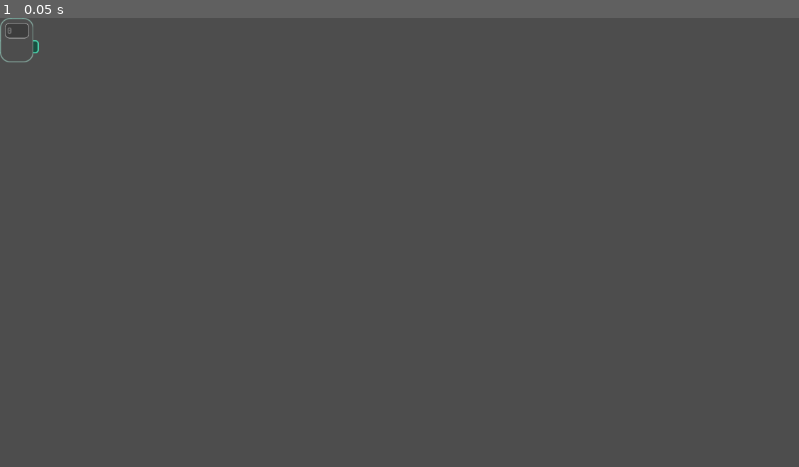
Above: before the commit, frame 1.
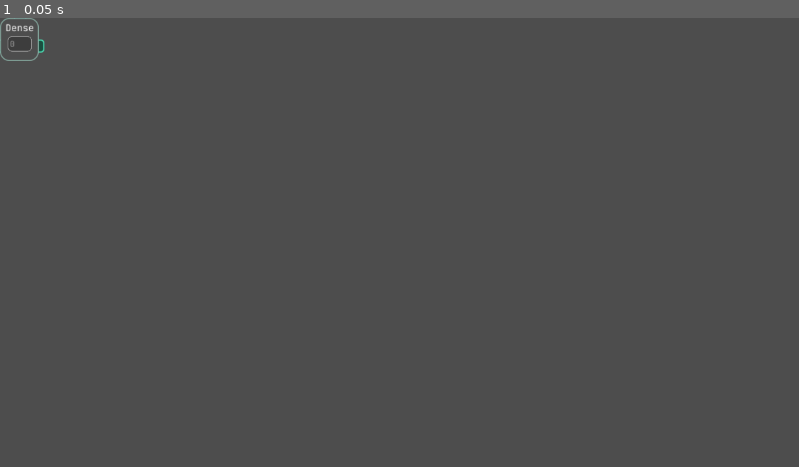
Above: after the commit, the same moment.

Repository: hex358/neuralese-builder
Game: Godot game, scene res://scenes/layer.tscn
Same seed, same stepped clock (60 frames per second), same inputs: the game is played once before the commit and once after it. This scene is started directly instead of the project's main scene.
Inputs:
- Up to frame 1 (0.05 s): no input

The runs differ from the first frame. In frame 1, 0.2% of the frame differs, in the area x 0-6%, y 0-10%.
Error before the commit: Cannot call method 'get_children' on a null value. (res://scripts/graph_manager.gd:331)
Error after the commit: Cannot call method 'get_children' on a null value. (res://scripts/graph_manager.gd:332)

Commit message:
.

Diff:
--- /dev/null
+++ b/resources/activ.tres
@@ -0,0 +1,16 @@
+[gd_resource type="Resource" script_class="ButtonConfig" load_steps=2 format=3 uid="uid://dpcfcsr4yvw5j"]
+
+[ext_resource type="Script" uid="uid://dx40hpbce8w60" path="res://scripts/button_config.gd" id="1_v1j3f"]
+
+[resource]
+script = ExtResource("1_v1j3f")
+hover_color = Color(0.9, 0.9, 0.9, 1)
+hover_mult = 1.4
+_hover_scale = 1.037
+press_color = Color(0.9, 0.9, 0.9, 1)
+_press_scale = 0.97
+animation_scale = 0.0
+animation_speed = 1.951
+animation_decay = 4.564
+animation_duration = 1.0
+metadata/_custom_type_script = "uid://dx40hpbce8w60"
--- a/scenes/BaseBComponent.tscn
+++ b/scenes/BaseBComponent.tscn
@@ -16,7 +16,6 @@
 base_size = Vector2(200, 50)
 max_size = 190
 config = ExtResource("3_ei1qp")
-scrollbar_padding = null
 
 [node name="Label" type="Label" parent="."]
 material = ExtResource("4_gbfpr")
--- /dev/null
+++ b/scenes/activation_node.tscn
@@ -0,0 +1,180 @@
+[gd_scene load_steps=7 format=3 uid="uid://ca6p5f7voeq2"]
+
+[ext_resource type="PackedScene" uid="uid://dvy7srp0sk1qm" path="res://scenes/base_graph.tscn" id="1_0jgoj"]
+[ext_resource type="PackedScene" uid="uid://cyyhr5tmi4ljw" path="res://scenes/Connection.tscn" id="2_bbamu"]
+[ext_resource type="PackedScene" uid="uid://wd63efdi6bdn" path="res://scenes/BaseBComponent.tscn" id="2_uvpah"]
+[ext_resource type="Material" uid="uid://bubmhjvmjccip" path="res://resources/button_mat.tres" id="3_bbamu"]
+[ext_resource type="Script" uid="uid://dx40hpbce8w60" path="res://scripts/button_config.gd" id="4_b0ppm"]
+
+[sub_resource type="Resource" id="Resource_b8f4u"]
+script = ExtResource("4_b0ppm")
+hover_color = Color(0.68, 1, 0.834667, 1)
+hover_mult = 1.4
+_hover_scale = 1.037
+press_color = Color(0.9, 0.9, 0.9, 1)
+_press_scale = 0.97
+animation_scale = 0.0
+animation_speed = 1.951
+animation_decay = 4.564
+animation_duration = 1.0
+metadata/_custom_type_script = "uid://dx40hpbce8w60"
+
+[node name="Base" instance=ExtResource("1_0jgoj")]
+server_typename = &"ActivationNode"
+
+[node name="i" parent="." index="0" node_paths=PackedStringArray("parent_graph") instance=ExtResource("2_bbamu")]
+layout_mode = 0
+offset_left = -44.0
+offset_top = -10.0
+offset_right = -26.0
+offset_bottom = 9.0
+color = Color(0, 1, 0.882353, 1)
+_accepted_datatypes = "layer"
+server_name = &"activ_in"
+keyword = &"activ"
+connection_type = 0
+area_paddings = Vector4(10, 5, 10, 5)
+origin_offset = Vector2(-5, 0)
+unpadded_area = Vector4(10, 0, 10, 20)
+dir_vector = Vector2(-1, 0)
+parent_graph = NodePath("..")
+gradient_color = Color(0, 1, 0.882353, 1)
+
+[node name="o" parent="." index="1" node_paths=PackedStringArray("parent_graph") instance=ExtResource("2_bbamu")]
+layout_mode = 0
+offset_left = 23.0
+offset_top = -10.0
+offset_right = 41.0
+offset_bottom = 9.0
+color = Color(0, 1, 0.882353, 1)
+_accepted_datatypes = "layer"
+server_name = &"activ_out"
+keyword = &"activ"
+connection_type = 1
+area_paddings = Vector4(10, 5, 10, 5)
+origin_offset = Vector2(5, 0)
+unpadded_area = Vector4(10, 0, 10, 20)
+parent_graph = NodePath("..")
+gradient_color = Color(0, 1, 0.882353, 1)
+
+[node name="ColorRect" parent="." index="2"]
+instance_shader_parameters/corner_radius_add = -3.0
+offset_left = -37.0
+offset_top = -23.0
+offset_right = 34.0
+offset_bottom = 22.0
+
+[node name="Label" parent="ColorRect/root" index="0"]
+offset_left = 7.0
+offset_top = 4.0
+offset_right = 200.0
+offset_bottom = 47.0
+scale = Vector2(0.296124, 0.296124)
+text = "Activation"
+
+[node name="ColorRect2" parent="." index="3" node_paths=PackedStringArray("graph") instance=ExtResource("2_uvpah")]
+instance_shader_parameters/corner_radius_add = -7.0
+layout_mode = 0
+offset_left = -29.0
+offset_top = -5.0
+offset_right = 46.0
+offset_bottom = 21.0
+scale = Vector2(0.733764, 0.733764)
+button_type = 2
+top = true
+base_scale_x = 0.55
+resize_after = 4
+text = "Change"
+base_size = Vector2(75, 26)
+expanded_size = 130
+arrangement_padding = Vector2(6, 5)
+mouse_open = false
+menu_name = &"g"
+max_size = 140
+graph = NodePath("..")
+
+[node name="ColorRect2" parent="ColorRect2" index="1" instance=ExtResource("2_uvpah")]
+visible = false
+material = ExtResource("3_bbamu")
+instance_shader_parameters/corner_radius_add = -1.0
+instance_shader_parameters/corner_width_add = 0.3
+instance_shader_parameters/outline_color = Color(0.78, 0.78, 0.78, 1)
+instance_shader_parameters/tuning = Color(0, 0, 0, 0.635294)
+layout_mode = 0
+offset_left = -1.0
+offset_top = 4.0
+offset_right = 98.0
+offset_bottom = 40.0
+scale = Vector2(0.601426, 0.601426)
+pivot_offset = Vector2(49.5, 18)
+button_type = 1
+top = true
+text = "None"
+base_size = Vector2(99, 36)
+alignment = Vector2(0.5, 0.5)
+config = SubResource("Resource_b8f4u")
+
+[node name="ColorRect3" parent="ColorRect2" index="2" instance=ExtResource("2_uvpah")]
+visible = false
+material = ExtResource("3_bbamu")
+instance_shader_parameters/corner_radius_add = -1.0
+instance_shader_parameters/corner_width_add = 0.3
+instance_shader_parameters/outline_color = Color(0.78, 0.78, 0.78, 1)
+instance_shader_parameters/tuning = Color(0, 0, 0, 0.635294)
+layout_mode = 0
+offset_left = -1.0
+offset_top = 4.0
+offset_right = 98.0
+offset_bottom = 40.0
+scale = Vector2(0.601426, 0.601426)
+pivot_offset = Vector2(49.5, 18)
+button_type = 1
+top = true
+text = "RelU"
+base_size = Vector2(99, 36)
+alignment = Vector2(0.5, 0.5)
+config = SubResource("Resource_b8f4u")
+
+[node name="ColorRect4" parent="ColorRect2" index="3" instance=ExtResource("2_uvpah")]
+visible = false
+material = ExtResource("3_bbamu")
+instance_shader_parameters/corner_radius_add = -1.0
+instance_shader_parameters/corner_width_add = 0.3
+instance_shader_parameters/outline_color = Color(0.78, 0.78, 0.78, 1)
+instance_shader_parameters/tuning = Color(0, 0, 0, 0.635294)
+layout_mode = 0
+offset_left = -1.0
+offset_top = 4.0
+offset_right = 98.0
+offset_bottom = 40.0
+scale = Vector2(0.601426, 0.601426)
+pivot_offset = Vector2(49.5, 18)
+button_type = 1
+top = true
+resize_after = 6
+text = "Sigmoid"
+base_size = Vector2(99, 36)
+alignment = Vector2(0.5, 0.5)
+config = SubResource("Resource_b8f4u")
+
+[node name="ColorRect5" parent="ColorRect2" index="4" instance=ExtResource("2_uvpah")]
+visible = false
+material = ExtResource("3_bbamu")
+instance_shader_parameters/corner_radius_add = -1.0
+instance_shader_parameters/corner_width_add = 0.3
+instance_shader_parameters/outline_color = Color(0.78, 0.78, 0.78, 1)
+instance_shader_parameters/tuning = Color(0, 0, 0, 0.635294)
+layout_mode = 0
+offset_left = -1.0
+offset_top = 4.0
+offset_right = 98.0
+offset_bottom = 40.0
+scale = Vector2(0.601426, 0.601426)
+pivot_offset = Vector2(49.5, 18)
+button_type = 1
+top = true
+resize_after = 5
+text = "Tanh"
+base_size = Vector2(99, 36)
+alignment = Vector2(0.5, 0.5)
+config = SubResource("Resource_b8f4u")
--- a/scenes/bg.tscn
+++ b/scenes/bg.tscn
@@ -21,8 +21,8 @@
 material = SubResource("ShaderMaterial_0m0f1")
 offset_left = -550.0
 offset_top = -541.0
-offset_right = 3175.0
-offset_bottom = 1560.0
+offset_right = 4727.0
+offset_bottom = 2686.0
 color = Color(0.45, 0.45, 0.45, 1)
 script = ExtResource("2_qd2e1")
 offset_mult = 2.0
--- a/scenes/default_spline.tscn
+++ b/scenes/default_spline.tscn
@@ -21,3 +21,5 @@
 joint_mode = 2
 begin_cap_mode = 2
 end_cap_mode = 2
+sharp_limit = 0.0
+antialiased = true
--- a/scenes/fg.tscn
+++ b/scenes/fg.tscn
@@ -157,6 +157,7 @@
 offset_bottom = 262.0
 button_type = 2
 top = true
+base_scale_x = 0.643
 mouse_open = false
 scrollbar_padding = 21
 
@@ -174,6 +175,7 @@
 pivot_offset = Vector2(35.5, 21)
 button_type = 1
 top = true
+base_scale_x = 0.643
 text = "Add"
 base_size = Vector2(71, 42)
 alignment = Vector2(0.5, 0.5)
--- a/scenes/layer.tscn
+++ b/scenes/layer.tscn
@@ -18,17 +18,35 @@
 unit = NodePath("unit")
 padding = 5.0
 line_edit = NodePath("LineEdit")
-unit_offset_y = -26.0
-target_size = 64.0
-min_size = 64.0
-size_add = -24.0
+unit_offset_y = -6.0
+target_size = 60.0
+min_size = 60.0
+size_add = 3.0
 server_typename = &"NeuronLayer"
 
-[node name="ni" parent="." index="0" node_paths=PackedStringArray("parent_graph") instance=ExtResource("3_j0ma4")]
+[node name="activ" parent="." index="0" node_paths=PackedStringArray("parent_graph") instance=ExtResource("3_j0ma4")]
+instance_shader_parameters/corner_radius_add = 3.5
+offset_left = -9.0
+offset_top = -73.0
+offset_right = 9.0
+offset_bottom = -54.0
+color = Color(0.297, 0.66885, 0.9, 1)
+_accepted_datatypes = "activation"
+server_name = &"activ_in"
+connection_type = 0
+area_paddings = Vector4(20, 5, 20, 5)
+multiple_splines = true
+origin_offset = Vector2(0, -5)
+unpadded_area = Vector4(20, 20, 20, 0)
+dir_vector = Vector2(0, -1)
+parent_graph = NodePath("..")
+gradient_color = Color(0.298039, 0.670588, 0.901961, 1)
+
+[node name="ni" parent="." index="1" node_paths=PackedStringArray("parent_graph") instance=ExtResource("3_j0ma4")]
 layout_mode = 0
-offset_left = -33.0
+offset_left = -37.0
 offset_top = 0.0
-offset_right = -15.0
+offset_right = -19.0
 offset_bottom = 19.0
 color = Color(0.297, 0.9, 0.72915, 1)
 _accepted_datatypes = "layer input"
@@ -38,32 +56,16 @@
 area_paddings = Vector4(20, 5, 20, 5)
 multiple_splines = true
 origin_offset = Vector2(-10, 0)
-unpadded_area = Vector4(20, 10, 0, 10)
+unpadded_area = Vector4(20, 20, 0, 20)
 dir_vector = Vector2(-1, 0)
 parent_graph = NodePath("..")
 gradient_color = Color(0.298039, 0.901961, 0.729412, 1)
 
-[node name="i" parent="." index="1" node_paths=PackedStringArray("parent_graph") instance=ExtResource("3_j0ma4")]
-layout_mode = 0
-offset_left = -10.0
-offset_top = -72.0
-offset_right = 9.0
-offset_bottom = -44.0
-color = Color(0, 1, 0.882353, 1)
-server_name = &"layer_config"
-connection_type = 0
-area_paddings = Vector4(20, 5, 20, 5)
-origin_offset = Vector2(0, -10)
-unpadded_area = Vector4(10, 0, 10, 20)
-dir_vector = Vector2(0, -1)
-parent_graph = NodePath("..")
-gradient_color = Color(0, 1, 0.882353, 1)
-
 [node name="o" parent="." index="2" node_paths=PackedStringArray("parent_graph") instance=ExtResource("3_j0ma4")]
 layout_mode = 0
-offset_left = 13.0
+offset_left = 17.0
 offset_top = 0.0
-offset_right = 31.0
+offset_right = 35.0
 offset_bottom = 19.0
 color = Color(0.297, 0.9, 0.72915, 1)
 _accepted_datatypes = "layer"
@@ -72,20 +74,25 @@
 area_paddings = Vector4(20, 5, 20, 5)
 multiple_splines = true
 origin_offset = Vector2(10, 0)
-unpadded_area = Vector4(0, 10, 20, 10)
+unpadded_area = Vector4(0, 20, 20, 20)
 parent_graph = NodePath("..")
 gradient_color = Color(0.298039, 0.901961, 0.729412, 1)
 
 [node name="ColorRect" parent="." index="3"]
-instance_shader_parameters/corner_radius_add = -2.0
+instance_shader_parameters/corner_radius_add = -3.0
 instance_shader_parameters/outline_color = Color(0.5538, 0.71, 0.665743, 1)
 instance_shader_parameters/tuning = Color(0.0509804, 0.0509804, 0.0509804, 0.541176)
-offset_left = -25.0
-offset_right = 23.5
-offset_bottom = 0.0
+offset_left = -29.0
+offset_right = 27.0
+offset_bottom = -4.0
 
 [node name="Label" parent="ColorRect/root" index="0"]
-text = ""
+offset_left = 8.0
+offset_top = 5.0
+offset_right = 201.0
+offset_bottom = 48.0
+scale = Vector2(0.427587, 0.427587)
+text = "Dense"
 
 [node name="unit" type="Control" parent="." index="4"]
 layout_mode = 3
@@ -122,9 +129,9 @@
 [node name="LineEdit" parent="." index="5" instance=ExtResource("5_3b4h0")]
 layout_mode = 0
 offset_left = -16.0
-offset_top = -55.0
+offset_top = -36.0
 offset_right = 64.0
-offset_bottom = -7.0
+offset_bottom = 12.0
 scale = Vector2(0.389326, 0.389326)
 placeholder_text = "0"
 max_length = 12
--- a/scenes/menus.tscn
+++ b/scenes/menus.tscn
@@ -45,7 +45,6 @@
 arrangement_padding = Vector2(10, 8)
 menu_name = &"add_graph"
 max_size = 250
-scrollbar_padding = null
 
 [node name="5" parent="add_graph" instance=ExtResource("2_rnbi1")]
 instance_shader_parameters/corner_radius_add = 0.0
@@ -65,7 +64,6 @@
 base_size = Vector2(219, 41)
 alignment = Vector2(0.5, 0.5)
 config = ExtResource("5_0ypn7")
-scrollbar_padding = null
 
 [node name="2" parent="add_graph" instance=ExtResource("2_rnbi1")]
 instance_shader_parameters/corner_radius_add = 0.0
@@ -85,7 +83,6 @@
 base_size = Vector2(219, 41)
 alignment = Vector2(0.5, 0.5)
 config = ExtResource("5_0ypn7")
-scrollbar_padding = null
 
 [node name="1" parent="add_graph" instance=ExtResource("2_rnbi1")]
 instance_shader_parameters/corner_radius_add = 0.0
@@ -105,7 +102,6 @@
 base_size = Vector2(219, 41)
 alignment = Vector2(0.5, 0.5)
 config = ExtResource("5_0ypn7")
-scrollbar_padding = null
 
 [node name="detatch" parent="." instance=ExtResource("2_rnbi1")]
 visible = false
@@ -128,7 +124,6 @@
 menu_name = &"detatch"
 dynamic_size = true
 max_size = 210
-scrollbar_padding = null
 
 [node name="delete" parent="detatch" instance=ExtResource("2_rnbi1")]
 z_index = 2
@@ -149,7 +144,6 @@
 alignment = Vector2(0.5, 0.5)
 mouse_open = false
 config = SubResource("Resource_77dp3")
-scrollbar_padding = null
 
 [node name="ProceduralNodes" type="Node" parent="detatch" node_paths=PackedStringArray("instance")]
 script = ExtResource("8_6how5")
@@ -175,7 +169,6 @@
 menu_name = &"edit_graph"
 max_size = 0
 config = null
-scrollbar_padding = null
 
 [node name="neuron" parent="edit_graph" instance=ExtResource("2_rnbi1")]
 instance_shader_parameters/corner_radius_add = 0.0
@@ -194,7 +187,6 @@
 base_size = Vector2(219, 41)
 alignment = Vector2(0.5, 0.5)
 config = ExtResource("5_0ypn7")
-scrollbar_padding = null
 
 [node name="delete_i" parent="." instance=ExtResource("2_rnbi1")]
 visible = false
@@ -216,7 +208,6 @@
 menu_name = &"delete_i"
 max_size = 0
 config = null
-scrollbar_padding = null
 
 [node name="delete" parent="delete_i" instance=ExtResource("2_rnbi1")]
 z_index = 2
@@ -236,4 +227,3 @@
 alignment = Vector2(0.5, 0.5)
 mouse_open = false
 config = SubResource("Resource_77dp3")
-scrollbar_padding = null
--- a/scenes/neuron.tscn
+++ b/scenes/neuron.tscn
@@ -3,18 +3,18 @@
 [ext_resource type="PackedScene" uid="uid://dvy7srp0sk1qm" path="res://scenes/base_graph.tscn" id="1_mms1l"]
 [ext_resource type="Script" uid="uid://djv1yj3ii8ktb" path="res://scripts/neuron_config.gd" id="2_g8jnw"]
 [ext_resource type="PackedScene" uid="uid://cyyhr5tmi4ljw" path="res://scenes/Connection.tscn" id="3_j2aws"]
-[ext_resource type="Theme" uid="uid://cxe1714v2p0a1" path="res://resources/theme.tres" id="4_2oyde"]
 [ext_resource type="PackedScene" uid="uid://wd63efdi6bdn" path="res://scenes/BaseBComponent.tscn" id="5_fqm4g"]
 [ext_resource type="Material" uid="uid://bubmhjvmjccip" path="res://resources/button_mat.tres" id="6_g8jnw"]
 [ext_resource type="Script" uid="uid://dx40hpbce8w60" path="res://scripts/button_config.gd" id="7_0nr7h"]
-
-[sub_resource type="Resource" id="Resource_q868x"]
+[ext_resource type="Resource" uid="uid://dpcfcsr4yvw5j" path="res://resources/activ.tres" id="7_fqm4g"]
+
+[sub_resource type="Resource" id="Resource_g8jnw"]
 script = ExtResource("7_0nr7h")
-hover_color = Color(0.68, 1, 0.834667, 1)
-hover_mult = 1.4
-_hover_scale = 1.037
+hover_color = Color(1.1, 1.1, 1.1, 1)
+hover_mult = 1.3
+_hover_scale = 1.0
 press_color = Color(0.9, 0.9, 0.9, 1)
-_press_scale = 0.97
+_press_scale = 1.0
 animation_scale = 0.0
 animation_speed = 1.951
 animation_decay = 4.564
@@ -23,15 +23,18 @@
 
 [node name="config" instance=ExtResource("1_mms1l")]
 script = ExtResource("2_g8jnw")
-server_typename = &"NeuronConfig"
+server_typename = &"LayerConfig"
 
 [node name="o" parent="." index="0" node_paths=PackedStringArray("parent_graph") instance=ExtResource("3_j2aws")]
-layout_mode = 0
-offset_left = -10.0
-offset_top = 5.0
-offset_right = 9.0
-offset_bottom = 33.0
-color = Color(0, 1, 0.882353, 1)
+instance_shader_parameters/corner_radius_add = 3.0
+layout_mode = 0
+offset_left = -9.0
+offset_top = -4.0
+offset_right = 10.0
+offset_bottom = 24.0
+color = Color(0.298039, 0.670588, 0.901961, 1)
+_accepted_datatypes = "activation"
+server_name = &"activ_out"
 connection_type = 1
 area_paddings = Vector4(20, 5, 20, 5)
 multiple_splines = true
@@ -39,68 +42,48 @@
 unpadded_area = Vector4(10, 0, 10, 20)
 dir_vector = Vector2(0, 1)
 parent_graph = NodePath("..")
-gradient_color = Color(0, 1, 0.882353, 1)
+gradient_color = Color(0.298039, 0.670588, 0.901961, 1)
 
 [node name="ColorRect" parent="." index="1"]
 instance_shader_parameters/corner_radius_add = -3.0
 instance_shader_parameters/outline_color = Color(1, 1, 1, 1)
 instance_shader_parameters/tuning = Color(0.0509804, 0.0509804, 0.0509804, 0.541176)
-offset_left = -52.0
+offset_left = -43.0
 offset_top = -38.0
-offset_right = 53.0
-offset_bottom = 24.0
+offset_right = 44.0
+offset_bottom = 15.0
+color = Color(0.9, 0.9, 0.9, 1)
 
 [node name="Label" parent="ColorRect/root" index="0"]
-offset_left = 8.0
-offset_top = 5.0
-offset_right = 219.0
-offset_bottom = 48.0
-scale = Vector2(0.340395, 0.340395)
-theme_override_colors/font_color = Color(0, 1, 0.882353, 1)
-text = "DenseLayer"
-
-[node name="type" type="Label" parent="." index="2"]
-z_index = 1
-layout_mode = 0
-offset_left = -43.0
-offset_top = -16.0
-offset_right = 81.0
-offset_bottom = 27.0
-scale = Vector2(0.385403, 0.385403)
-theme = ExtResource("4_2oyde")
-text = "Type"
-
-[node name="activation" type="Label" parent="." index="3"]
-z_index = 1
-layout_mode = 0
-offset_left = -42.0
-offset_top = -0.999998
-offset_right = 150.0
-offset_bottom = 42.0
-scale = Vector2(0.387925, 0.387925)
-theme = ExtResource("4_2oyde")
-text = "Func"
-
-[node name="ColorRect2" parent="." index="4" node_paths=PackedStringArray("graph") instance=ExtResource("5_fqm4g")]
+offset_left = 7.0
+offset_top = 6.0
+offset_right = 218.0
+offset_bottom = 49.0
+scale = Vector2(0.378597, 0.378597)
+theme_override_colors/font_color = Color(0.298039, 0.670588, 0.901961, 1)
+text = "Activation"
+
+[node name="ColorRect2" parent="." index="2" node_paths=PackedStringArray("graph") instance=ExtResource("5_fqm4g")]
 instance_shader_parameters/corner_radius_add = -7.0
 layout_mode = 0
-offset_left = -9.0
-offset_top = -2.0
-offset_right = 66.0
-offset_bottom = 24.0
+offset_left = -34.0
+offset_top = -14.0
+offset_right = 61.0
+offset_bottom = 12.0
 scale = Vector2(0.733764, 0.733764)
+color = Color(0.298039, 0.670588, 0.901961, 1)
 button_type = 2
 top = true
+base_scale_x = 0.55
 resize_after = 3
 text = "None"
-base_size = Vector2(75, 26)
+base_size = Vector2(95, 26)
 expanded_size = 130
 arrangement_padding = Vector2(6, 5)
 mouse_open = false
 menu_name = &"g"
-max_size = 140
+config = SubResource("Resource_g8jnw")
 graph = NodePath("..")
-scrollbar_padding = 21
 
 [node name="ColorRect2" parent="ColorRect2" index="1" instance=ExtResource("5_fqm4g")]
 material = ExtResource("6_g8jnw")
@@ -120,8 +103,7 @@
 text = "None"
 base_size = Vector2(99, 36)
 alignment = Vector2(0.5, 0.5)
-config = SubResource("Resource_q868x")
-scrollbar_padding = 21
+config = ExtResource("7_fqm4g")
 
 [node name="ColorRect3" parent="ColorRect2" index="2" instance=ExtResource("5_fqm4g")]
 material = ExtResource("6_g8jnw")
@@ -141,8 +123,7 @@
 text = "RelU"
 base_size = Vector2(99, 36)
 alignment = Vector2(0.5, 0.5)
-config = SubResource("Resource_q868x")
-scrollbar_padding = 21
+config = ExtResource("7_fqm4g")
 
 [node name="ColorRect4" parent="ColorRect2" index="3" instance=ExtResource("5_fqm4g")]
 material = ExtResource("6_g8jnw")
@@ -159,12 +140,11 @@
 pivot_offset = Vector2(49.5, 18)
 button_type = 1
 top = true
-resize_after = 6
+resize_after = 8
 text = "Sigmoid"
 base_size = Vector2(99, 36)
 alignment = Vector2(0.5, 0.5)
-config = SubResource("Resource_q868x")
-scrollbar_padding = 21
+config = ExtResource("7_fqm4g")
 
 [node name="ColorRect5" parent="ColorRect2" index="4" instance=ExtResource("5_fqm4g")]
 material = ExtResource("6_g8jnw")
@@ -185,5 +165,46 @@
 text = "Tanh"
 base_size = Vector2(99, 36)
 alignment = Vector2(0.5, 0.5)
-config = SubResource("Resource_q868x")
-scrollbar_padding = 21
+config = ExtResource("7_fqm4g")
+
+[node name="ColorRect6" parent="ColorRect2" index="5" instance=ExtResource("5_fqm4g")]
+material = ExtResource("6_g8jnw")
+instance_shader_parameters/corner_radius_add = -1.0
+instance_shader_parameters/corner_width_add = 0.3
+instance_shader_parameters/outline_color = Color(0.78, 0.78, 0.78, 1)
+instance_shader_parameters/tuning = Color(0, 0, 0, 0.635294)
+layout_mode = 0
+offset_left = -1.0
+offset_top = 4.0
+offset_right = 98.0
+offset_bottom = 40.0
+scale = Vector2(0.601426, 0.601426)
+pivot_offset = Vector2(49.5, 18)
+button_type = 1
+top = true
+resize_after = 7
+text = "Leaky ReLU"
+base_size = Vector2(99, 36)
+alignment = Vector2(0.5, 0.5)
+config = ExtResource("7_fqm4g")
+
+[node name="ColorRect7" parent="ColorRect2" index="6" instance=ExtResource("5_fqm4g")]
+material = ExtResource("6_g8jnw")
+instance_shader_parameters/corner_radius_add = -1.0
+instance_shader_parameters/corner_width_add = 0.3
+instance_shader_parameters/outline_color = Color(0.78, 0.78, 0.78, 1)
+instance_shader_parameters/tuning = Color(0, 0, 0, 0.635294)
+layout_mode = 0
+offset_left = -1.0
+offset_top = 4.0
+offset_right = 98.0
+offset_bottom = 40.0
+scale = Vector2(0.601426, 0.601426)
+pivot_offset = Vector2(49.5, 18)
+button_type = 1
+top = true
+resize_after = 8
+text = "GeLU"
+base_size = Vector2(99, 36)
+alignment = Vector2(0.5, 0.5)
+config = ExtResource("7_fqm4g")
--- a/scripts/base_graph.gd
+++ b/scripts/base_graph.gd
@@ -80,7 +80,10 @@
 
 func _ready() -> void:
 	if is_input:
-		graphs.add_input(self)
+		if server_typename == "TrainInput":
+			graphs._train_origin_graph = self
+		else:
+			graphs._input_origin_graph = self
 	position -= rect.position
 	animate(0)
 	graphs.add(self)
--- a/scripts/block_component.gd
+++ b/scripts/block_component.gd
@@ -28,6 +28,11 @@
 @export var hint: StringName = &""
 
 @export_group("Text")
+@export var base_scale_x: float = 0.643:
+	set(v):
+		base_scale_x = v
+		if not is_node_ready(): await ready
+		label.scale = Vector2(v, v)
 @export var resize_after: int = 0:
 	set(v):
 		resize_after = v
@@ -389,7 +394,7 @@
 func _align_label() -> void:
 	var text_size = glob.get_label_text_size(label) * label.scale
 	label.position = (base_size - text_size) / 2 * (text_alignment + Vector2.ONE) + text_offset
-	var base_scale = 0.643
+	var base_scale = base_scale_x
 	var txt = label.text
 	var n = txt.length()
 	var font = label.get_theme_font("font")
--- a/scripts/connection.gd
+++ b/scripts/connection.gd
@@ -159,6 +159,10 @@
 
 @export var conn_count_keyword: String = ""
 
+func _accepts(conn: Connection) -> bool:
+	if conn.keyword == "activ" and keyword == "activ": return false
+	return true
+
 func is_suitable(conn: Connection) -> bool:
 	#print(len(outputs))
 	return (conn and conn != self and conn.connection_type == INPUT
@@ -166,6 +170,7 @@
 		and not conn.connected.has(self) and (conn.multiple_splines or len(conn.inputs) == 0 or conn.conn_count_keyword == &"router")
 		and (conn_counts.get_or_add(conn.conn_count_keyword, [0])[0] < 1 or multiple_splines or conn.conn_count_keyword == &"router")
 		and graphs.validate_acyclic_edge(self, conn)
+		and conn._accepts(self)
 		and _is_suitable(conn))
 
 @export var gradient_color: Color = Color.WHITE
--- a/scripts/detatch_menu.gd
+++ b/scripts/detatch_menu.gd
@@ -55,10 +55,10 @@
 	block_input()
 	var _inst = button.metadata["inst"]
 	if button.metadata["all"]:
-		var node = _inst[0].origin
-		var dup = node.outputs.duplicate()
-		for i in dup:
-			node.end_spline(i)
+		for i in _inst:
+			i.origin.end_spline(i.origin.key_by_spline[i])
+		#for i in _inst:
+		#	_inst[0].tied_to.remove_input_spline(i)
 	else:
 		var i = _inst.origin.key_by_spline[_inst]
 		_inst.origin.end_spline(i)
--- a/scripts/graph_manager.gd
+++ b/scripts/graph_manager.gd
@@ -220,9 +220,9 @@
 func save():
 	var compressed = compress_dict_gzip(get_deltas())
 
-var _input_graphs: Dictionary[Graph, bool] = {}
-func add_input(graph: Graph):
-	_input_graphs[graph] = true
+var _train_origin_graph: Graph = null
+var _input_origin_graph: Graph = null
+
 func get_abstract(graph: Graph, emit = {}) -> Dictionary:
 	return {
 		"type": graph.server_typename,
@@ -263,14 +263,15 @@
 		conn.parent_graph.propagate(dup[conn])
 
 
-func get_syntax_tree() -> Dictionary:
+func get_syntax_tree(train: bool = false) -> Dictionary:
 	var gathered = {}
 	var expect = {}
 	var index_counter: int = 0
-
-	for i in _input_graphs:
-		i.propagate({})
-		gathered[str(index_counter)] = reg_gather(i.outputs, expect)
+	var input = _train_origin_graph if train else _input_origin_graph
+	if not input: return {}
+
+	input.propagate({})
+	gathered[str(index_counter)] = reg_gather(input.outputs, expect)
 
 	var prev_q = {}
 	while _propagated_from:
--- a/scripts/neuron_layer.gd
+++ b/scripts/neuron_layer.gd
@@ -2,9 +2,12 @@
 
 func _useful_properties() -> Dictionary:
 	#assert (input_keys[0].inputs, "no config. TODO: implement error handling")
+	var conf = {}
+	if input_keys[0].inputs:
+		conf["activation"] = input_keys[0].inputs.keys()[0]
 	return {
 	"neuron_count": _real_amount,
-	"config": input_keys[0].inputs.keys()[0].origin.parent_graph._useful_properties() if input_keys[0].inputs else {}
+	"config": {}
 	}
 
 @export var group_size: int = 1:
--- a/scripts/ui_manager.gd
+++ b/scripts/ui_manager.gd
@@ -4,7 +4,7 @@
 	return get_viewport().gui_get_focus_owner() == control
 
 func _input(event: InputEvent) -> void:
-	if event is InputEventMouseButton and event.button_index == 1 and event.pressed:
+	if event is InputEventMouseButton and event.button_index in [1,2, 3] and event.pressed:
 		var focused = get_viewport().gui_get_focus_owner()
 		if focused and focused is LineEdit:
 			var rect = focused.get_global_rect()
